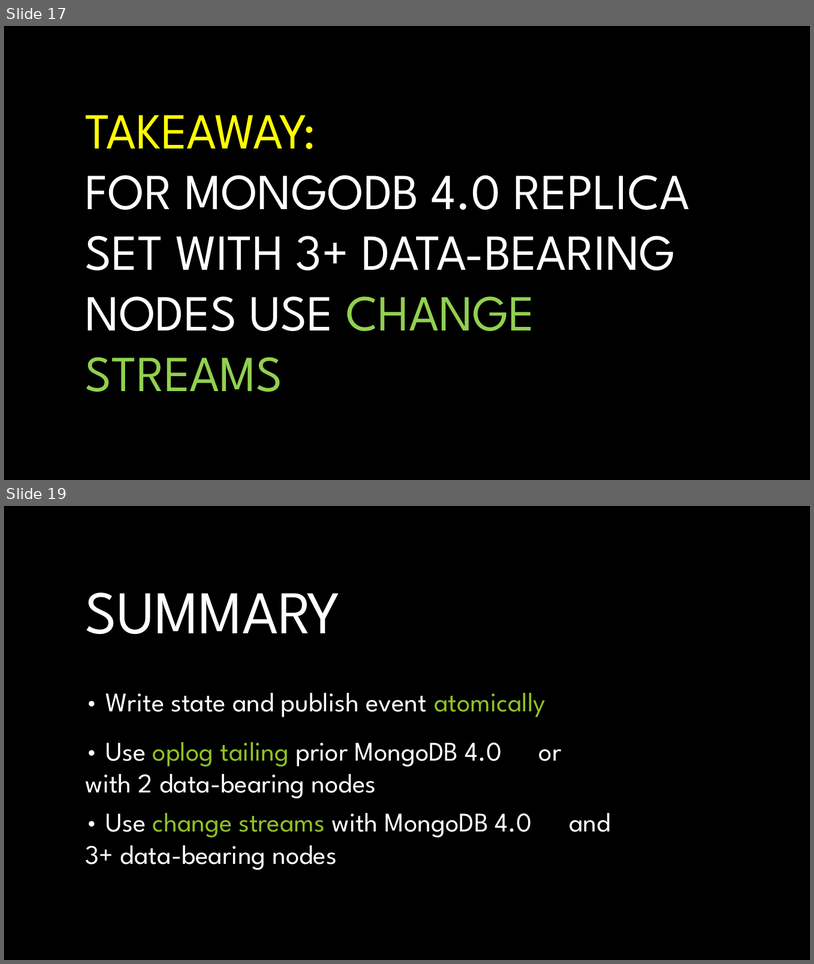
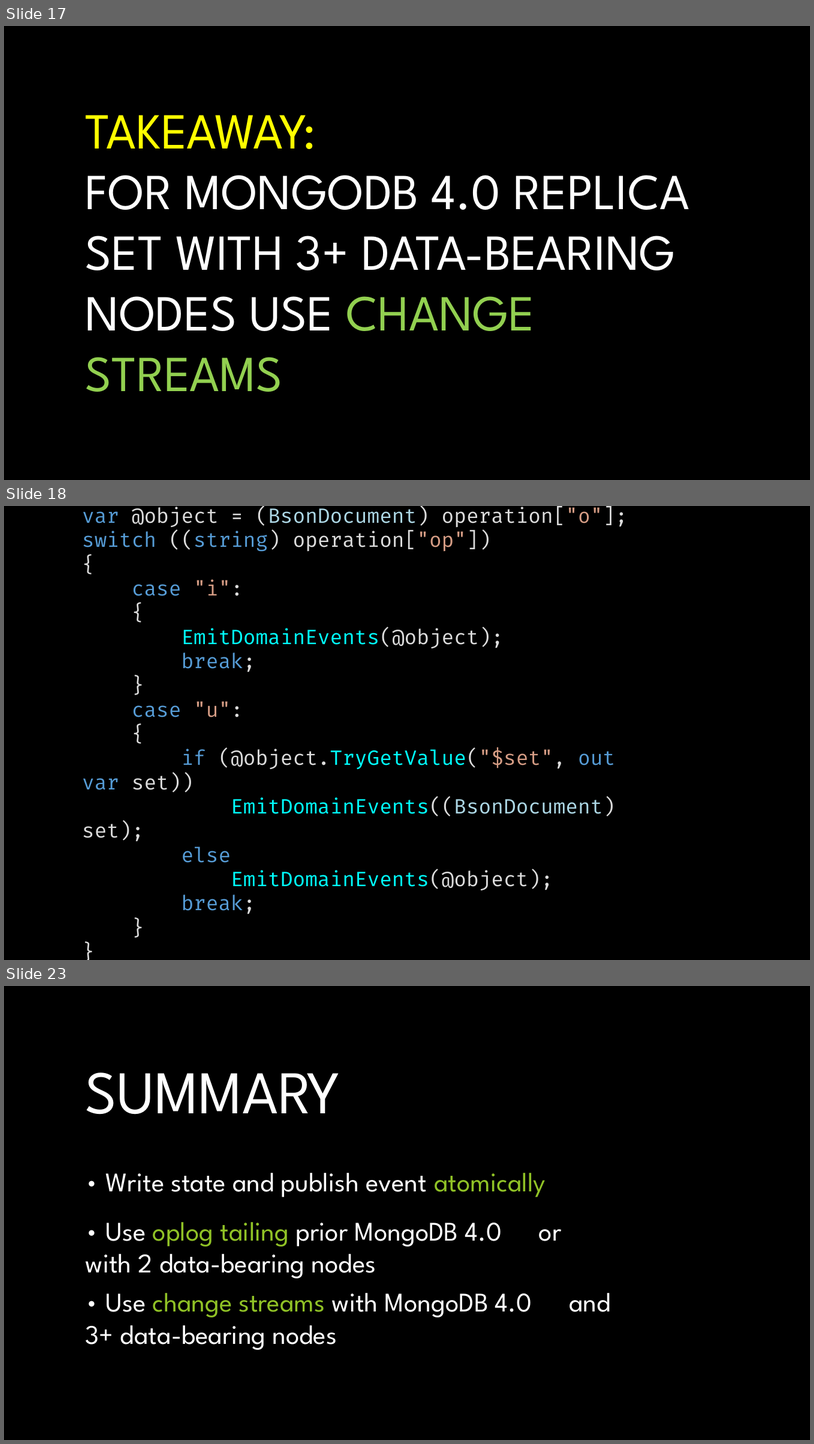
Before and after one commit to andrii-litvinov/event-driven-mongodb, a slide deck: t18-event-mongodb.pptx. Shown one above the other, each under a label of ours: slides 17 and 19 before the commit, slides 17, 18 and 23 after it; the slides between them are not shown. The pictures are 814x964 and 814x1444 pixels, drawn with LibreOffice and Linux fonts; fonts in the diff are those of the drawing; background and template pictures are left out. Boxes give left, top, right and bottom in pixels: in the first picture for what was removed or moved away, otherwise in the second. Text is boxed around its words. In the diff, an @@ line names an element or a change of style, - is before the commit and + after.

```diff
--- a/t18-event-mongodb.pptx
+++ b/t18-event-mongodb.pptx
@@ slide 18 added at bbox=[4, 506, 810, 960], background picture (left out) @@
@@ text added at bbox=[82, 507, 628, 914], 24 pt, text #DCDCDC @@
+var @object = (BsonDocument) operation["o"];
+switch ((string) operation["op"])
+{
+case "i":
+{
+EmitDomainEvents(@object);
+break;
+}
+case "u":
+{
+if (@object.TryGetValue("$set", out var set))
+EmitDomainEvents((BsonDocument) set);
+else
+EmitDomainEvents(@object);
+break;
+}
+}
@@ what was slide 19 is now slide 23 @@
```
Also in this commit, not shown: 1 slide changed, 4 other slides added, 1 slide removed, 1 other file.
